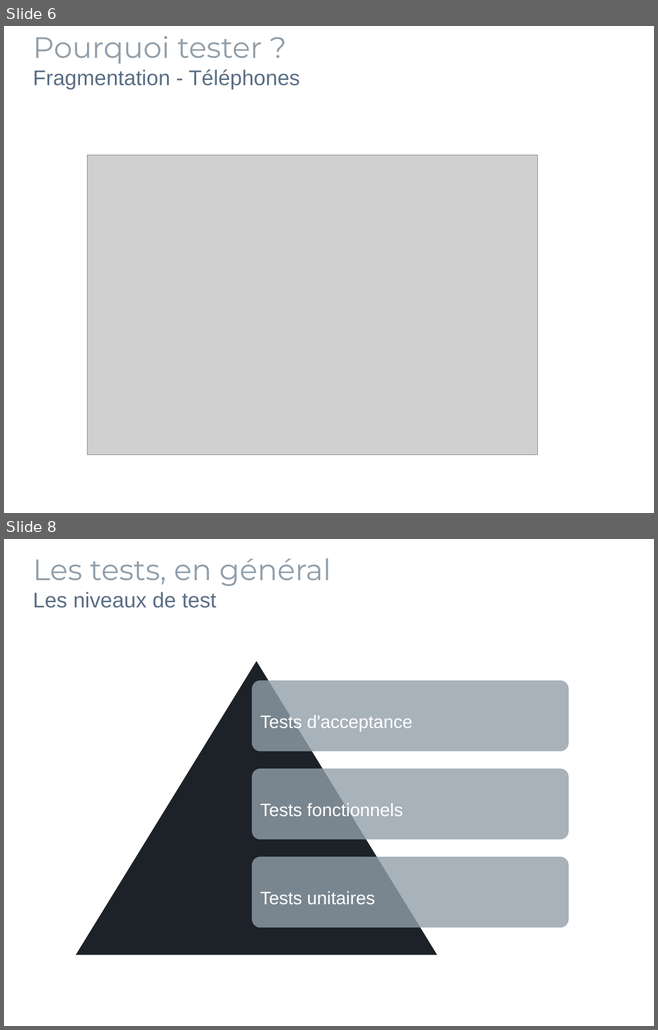
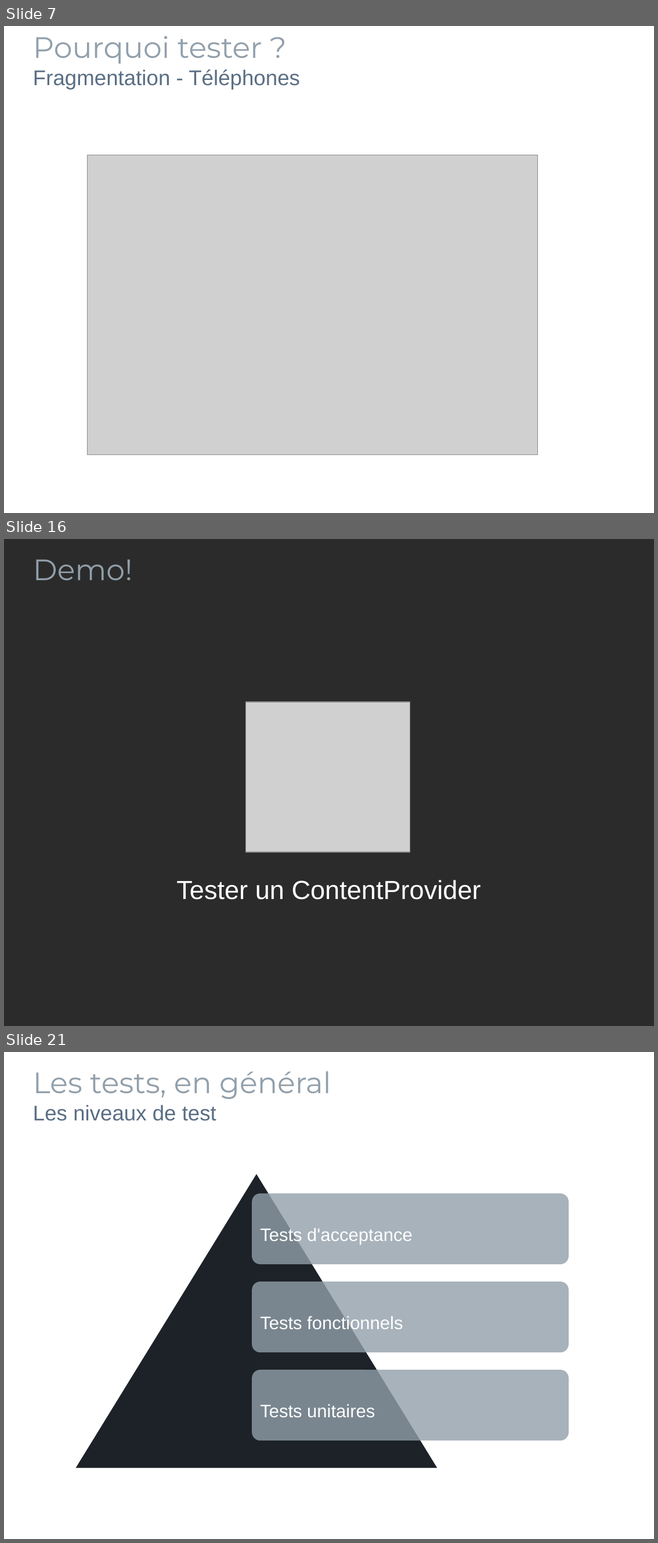
Before and after one commit to pbreault/TestsOnAndroid, a slide deck: Presentation.odp. Shown one above the other, each under a label of ours: slides 6 and 8 before the commit, slides 7, 16 and 21 after it; the slides between them are not shown. The pictures are 658x1030 and 658x1543 pixels, drawn with LibreOffice and Linux fonts; fonts in the diff are those of the drawing; grey boxes stand for pictures; background and template pictures are left out; a plain dark background stands for a picture behind light text. Boxes give left, top, right and bottom in pixels: in the first picture for what was removed or moved away, otherwise in the second. Text is boxed around its words. In the diff, an @@ line names an element or a change of style, - is before the commit and + after.

```diff
--- a/Presentation.odp
+++ b/Presentation.odp
@@ slide 16 added at [4, 539, 654, 1026], background picture (left out) @@
@@ text added at [33, 559, 133, 580], 36 pt, text #919FAA @@
+Demo!
@@ picture added at [246, 703, 410, 853] @@
@@ subtitle added at [176, 880, 481, 900], 32 pt, text #FFFFFF @@
+Tester un ContentProvider
@@ what was slide 6 is now slide 7 @@
@@ what was slide 8 is now slide 21 @@
```
Also in this commit, not shown: 2 slides changed, 12 other slides added, 13 slides removed, 5 other files.
